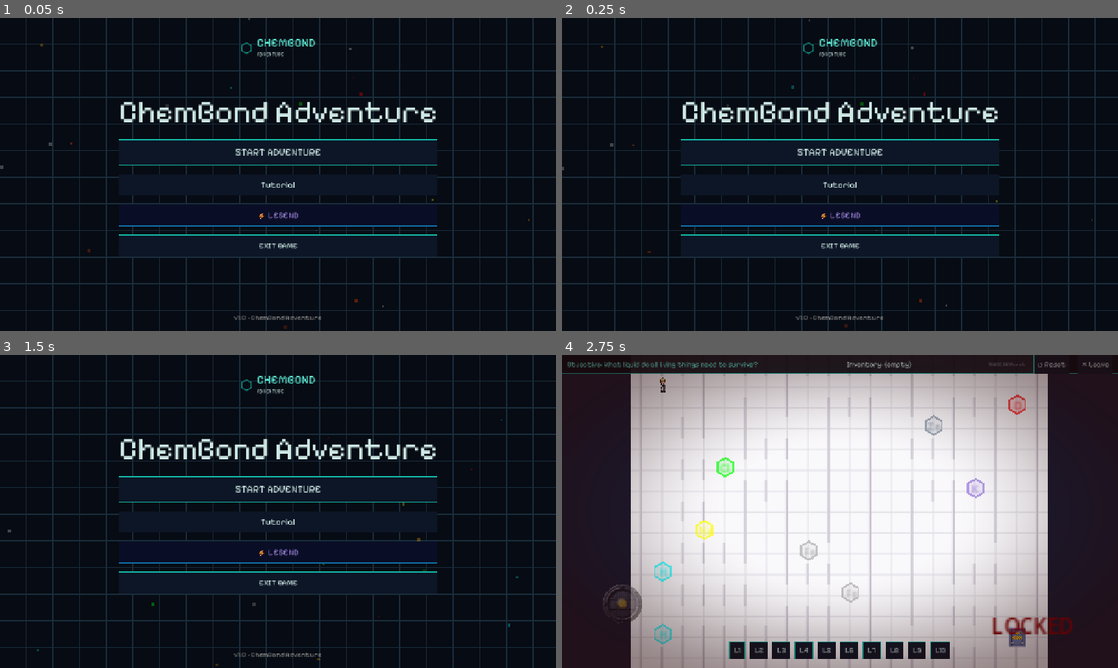
Above: before the commit, frames 1-4 (two rows, left to right).
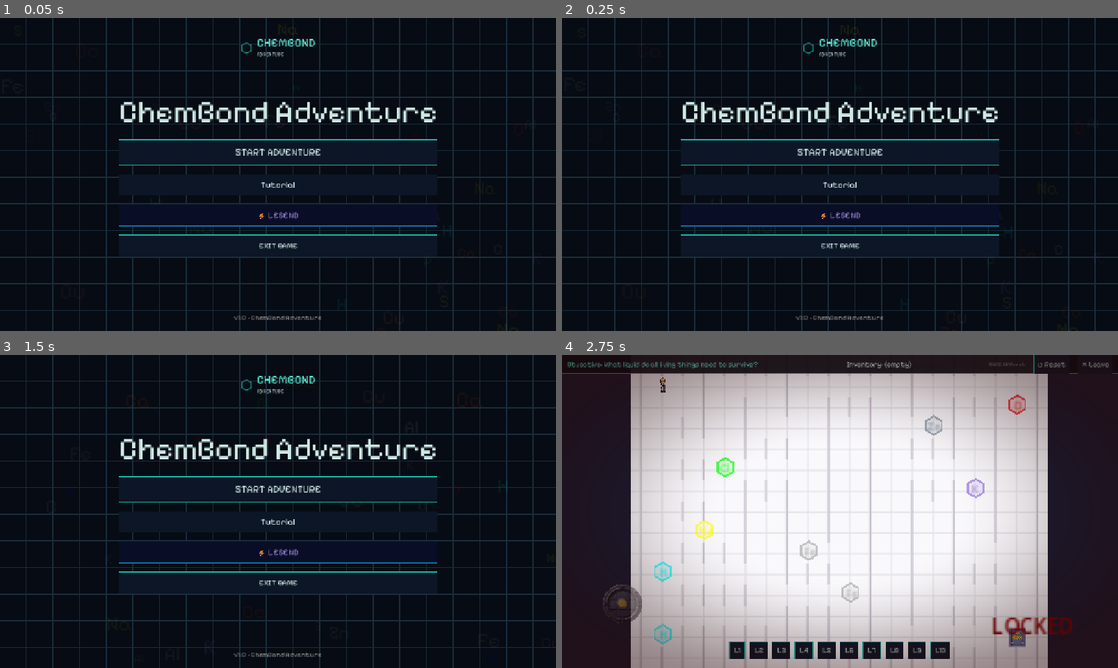
Above: after the commit, the same moments.

Repository: marshal-rizky/Chemistry-Maze
Game: Godot game, scene res://scenes/main_menu.tscn
Same seed, same stepped clock (60 frames per second), same inputs: the game is played once before the commit and once after it. Sound files missing from this copy of the repository are replaced by a short silence.
Inputs:
- Up to frame 1 (0.05 s): no input
- Up to frame 2 (0.25 s): no input
- Up to frame 3 (1.5 s): click "START ADVENTURE" at 0.5 s; click "✕ Leave" at 1.25 s
- Up to frame 4 (2.75 s): click "START ADVENTURE" at 2 s

The runs differ from the first frame. In frame 1, less than 0.1% of the frame differs, in the area x 0-96%, y 0-100%; in frame 2, less than 0.1%; in frame 3, less than 0.1%; in frame 4, nothing differs.

Commit message:
feat: replace dot particles with dense ghost element symbols on main menu

Diff:
--- a/scripts/main_menu.gd
+++ b/scripts/main_menu.gd
@@ -75,24 +75,30 @@
 	var element_colors = {
 		"H": Color.CYAN, "O": Color.RED, "C": Color.GRAY,
 		"Na": Color.YELLOW, "Cl": Color.GREEN, "N": Color.BLUE,
-		"Mg": Color.ORANGE, "Ca": Color.ORANGE_RED
+		"Mg": Color.ORANGE, "Ca": Color.ORANGE_RED, "Si": Color.SADDLE_BROWN,
+		"S": Color.YELLOW_GREEN, "K": Color.MEDIUM_PURPLE, "Fe": Color.DARK_GRAY,
+		"Cu": Color.CORAL, "Zn": Color.LIGHT_SLATE_GRAY, "P": Color.LIME_GREEN,
+		"Al": Color.SILVER
 	}
 	var symbols = element_colors.keys()
-	for i in range(18):
-		var sym = symbols[randi() % symbols.size()]
-		var col = element_colors[sym]
-		col.a = randf_range(0.15, 0.35)
-		var dot = ColorRect.new()
-		dot.size = Vector2.ONE * randf_range(3, 8)
-		dot.color = col
-		dot.position = Vector2(randf_range(0, 1280), randf_range(0, 720))
-		dot.z_index = -5
-		dot.mouse_filter = Control.MOUSE_FILTER_IGNORE
-		add_child(dot)
+	for i in range(35):
+		var sym: String = symbols[randi() % symbols.size()]
+		var col: Color = element_colors[sym]
+		col.a = randf_range(0.04, 0.08)
+
+		var lbl = Label.new()
+		lbl.text = sym
+		lbl.add_theme_font_size_override("font_size", randi_range(28, 52))
+		lbl.add_theme_color_override("font_color", col)
+		lbl.position = Vector2(randf_range(0, 1280), randf_range(0, 720))
+		lbl.z_index = -5
+		lbl.mouse_filter = Control.MOUSE_FILTER_IGNORE
+		add_child(lbl)
+
 		var tween = create_tween().set_loops()
-		var target = dot.position + Vector2(randf_range(-120, 120), randf_range(-120, 120))
-		tween.tween_property(dot, "position", target, randf_range(4.0, 8.0)).set_ease(Tween.EASE_IN_OUT)
-		tween.tween_property(dot, "position", dot.position, randf_range(4.0, 8.0)).set_ease(Tween.EASE_IN_OUT)
+		var target = lbl.position + Vector2(randf_range(-150, 150), randf_range(-150, 150))
+		tween.tween_property(lbl, "position", target, randf_range(6.0, 12.0)).set_ease(Tween.EASE_IN_OUT)
+		tween.tween_property(lbl, "position", lbl.position, randf_range(6.0, 12.0)).set_ease(Tween.EASE_IN_OUT)
 
 func _on_start_pressed():
 	GameManager.reset_mode_flags()
